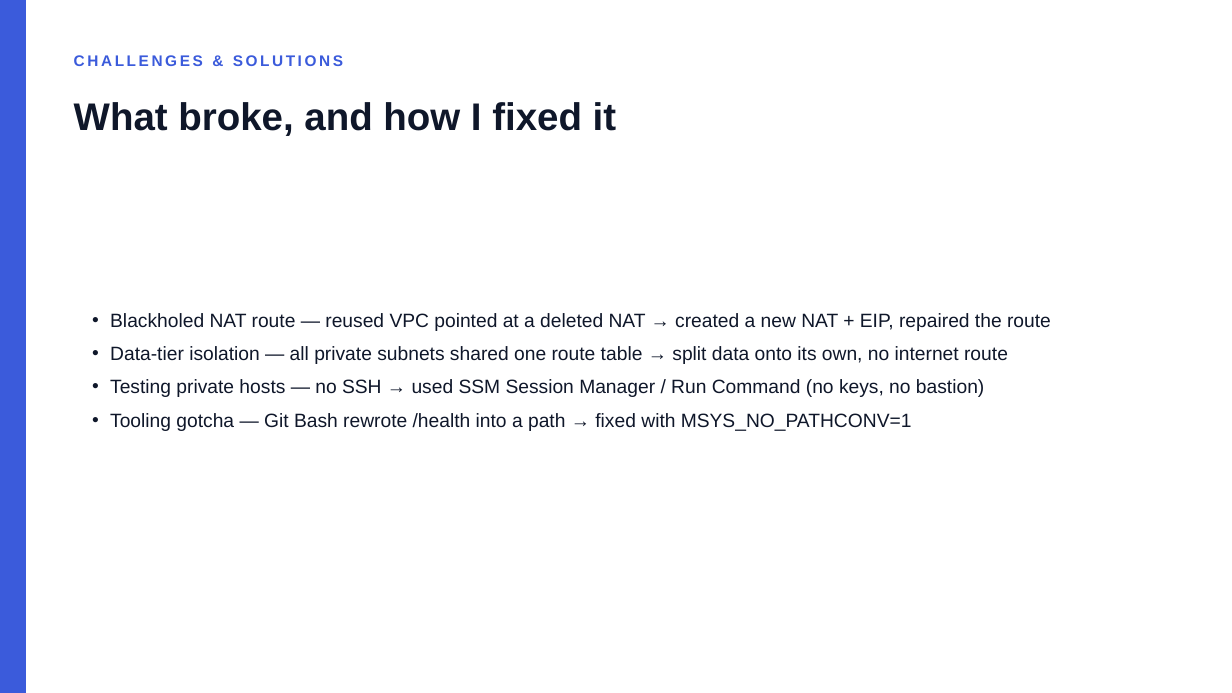
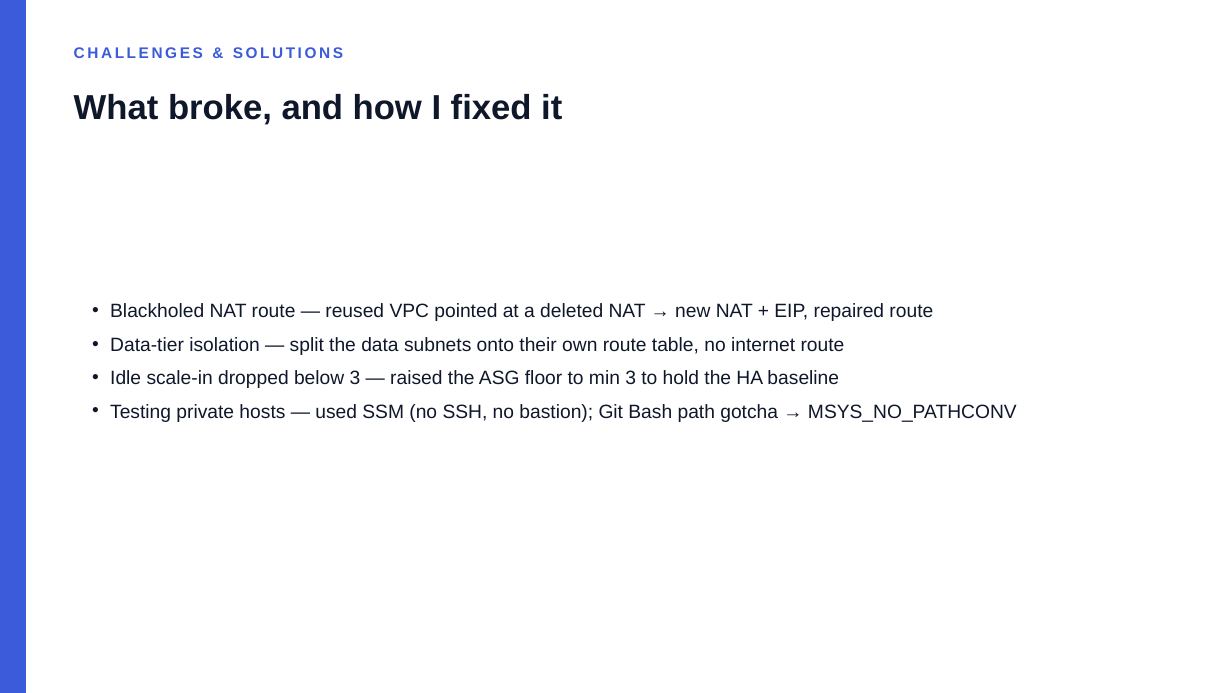
Before and after one commit to Draian123/ce-project-1-three-tier-architecture, a slide deck: slide 20 of presentation/three-tier-slides.pptx (slide 7 before the commit). Drawn at 1232x693 pixels with LibreOffice and Linux fonts; fonts in the diff are those of the drawing. Boxes give left, top, right and bottom in pixels: in the first picture for what was removed or moved away, otherwise in the second. Text is boxed around its words. In the diff, an @@ line names an element or a change of style, - is before the commit and + after.

```diff
--- a/presentation/three-tier-slides.pptx
+++ b/presentation/three-tier-slides.pptx
@@ text "CHALLENGES & SOLUTIONS" moved from (x1=74, y1=55, x2=343, y2=66) to (x1=74, y1=47, x2=343, y2=58) @@
@@ text "What broke, and how I ..." at (x1=74, y1=94, x2=562, y2=125): size 30 to 27 pt @@
@@ text at (x1=110, y1=303, x2=1017, y2=422): text changed @@
-• Blackholed NAT route — reused VPC pointed at a deleted NAT → created a new NAT + EIP, repaired the route
-• Data-tier isolation — all private subnets shared one route table → split data onto its own, no internet route
-• Testing private hosts — no SSH → used SSM Session Manager / Run Command (no keys, no bastion)
-• Tooling gotcha — Git Bash rewrote /health into a path → fixed with MSYS_NO_PATHCONV=1
+• Blackholed NAT route — reused VPC pointed at a deleted NAT → new NAT + EIP, repaired route
+• Data-tier isolation — split the data subnets onto their own route table, no internet route
+• Idle scale-in dropped below 3 — raised the ASG floor to min 3 to hold the HA baseline
+• Testing private hosts — used SSM (no SSH, no bastion); Git Bash path gotcha → MSYS_NO_PATHCONV
```
Also in this commit, not shown: 3 other slides changed, 18 slides added, 5 slides removed, 9 other files.
